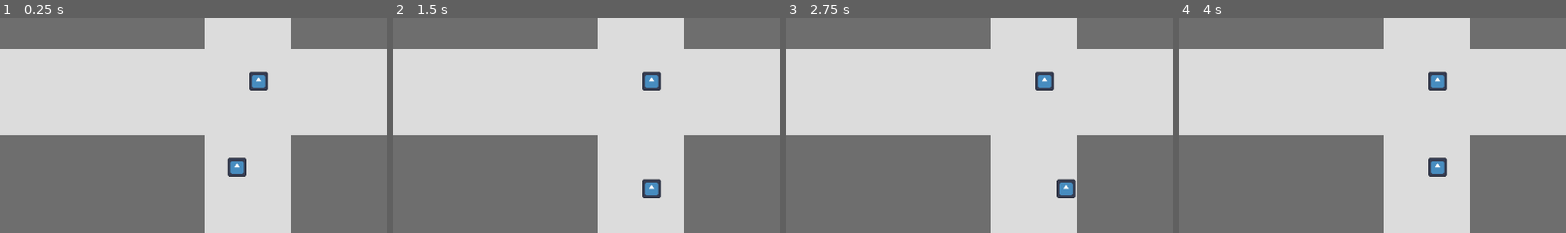
Above: before the commit, frames 1-4 (left to right).
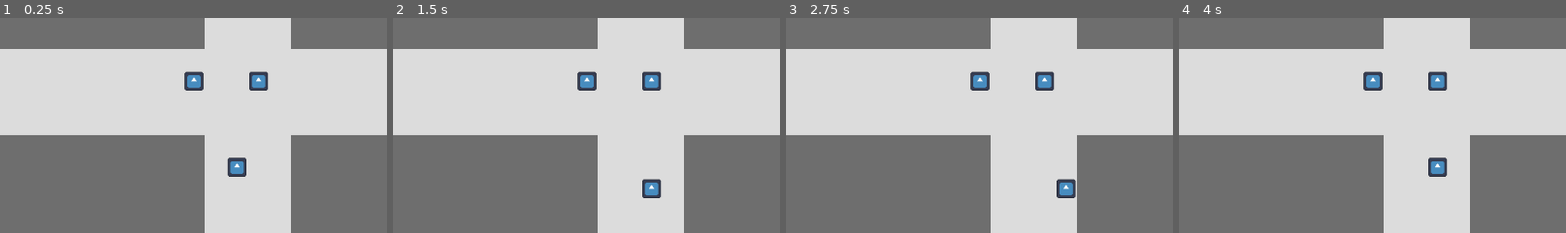
Above: after the commit, the same moments.

Repository: MirialisT/Project-Ataraxia
Game: Godot game, scene res://Scenes/node_2d.tscn
Same seed, same stepped clock (60 frames per second), same inputs: the game is played once before the commit and once after it. The engine's default icon, where the game draws it, is replaced by a stand-in: a white triangle on a blue panel in a dark square.
Inputs:
- Up to frame 1 (0.25 s): no input
- Up to frame 2 (1.5 s): tap Enter at 0.5 s; hold Right (move_right) 0.53-1.28 s; hold Space (Interact) 0.53-1.28 s; hold Down (move_down) from 1.28 s (still down); tap Space (Interact) at 1.35 s
- Up to frame 3 (2.75 s): tap Enter at 2 s; release Down (move_down) at 2.03 s; hold Right (move_right) from 2.03 s (still down); hold Space (Interact) from 2.03 s (still down)
- Up to frame 4 (4 s): release Right (move_right) at 2.78 s; release Space (Interact) at 2.78 s; hold Up (move_up) 2.78-3.53 s; tap Space (Interact) at 2.85 s; tap Enter at 3.5 s; hold Left (move_left) from 3.53 s (still down); hold Space (Interact) from 3.53 s (still down)
The pictures show only the part of the screen within x 18-68%, y 18-68%; the shares and areas given below are measured in that part.

The runs differ from the first frame. In frame 1, 0.4% of the frame differs, in the area x 47-53%, y 24-34%; in frame 2, 0.4%; in frame 3, 0.4%; in frame 4, 0.4%.

Commit message:
npc interaction placeholder + several npc test

Diff:
--- a/Ataraxia_GD/Scenes/node_2d.tscn
+++ b/Ataraxia_GD/Scenes/node_2d.tscn
@@ -51,23 +51,46 @@
 
 [node name="PropertyController" parent="player" instance=ExtResource("4_wj8c6")]
 
-[node name="npc" type="Area2D" parent="."]
+[node name="Alex" type="Area2D" parent="."]
 position = Vector2(572, 195)
 collision_layer = 2
 script = ExtResource("5_orh1u")
+npc_name = "Alex"
 
-[node name="Sprite2D" type="Sprite2D" parent="npc"]
+[node name="Sprite2D" type="Sprite2D" parent="Alex"]
 scale = Vector2(0.21875, 0.21875)
 texture = ExtResource("3_dh484")
 
-[node name="CollisionShape2D" type="CollisionShape2D" parent="npc"]
+[node name="CollisionShape2D" type="CollisionShape2D" parent="Alex"]
 shape = SubResource("RectangleShape2D_xvac6")
 
-[node name="RayCast2D" type="RayCast2D" parent="npc"]
+[node name="RayCast2D" type="RayCast2D" parent="Alex"]
 target_position = Vector2(0, 32)
 collision_mask = 3
 collide_with_areas = true
 
-[node name="UI" type="CanvasLayer" parent="npc"]
+[node name="UI" type="CanvasLayer" parent="Alex"]
 
-[node name="PropertyController" parent="npc" instance=ExtResource("4_wj8c6")]
+[node name="PropertyController" parent="Alex" instance=ExtResource("4_wj8c6")]
+
+[node name="Sera" type="Area2D" parent="."]
+position = Vector2(467, 195)
+collision_layer = 2
+script = ExtResource("5_orh1u")
+npc_name = "Sera"
+
+[node name="Sprite2D" type="Sprite2D" parent="Sera"]
+scale = Vector2(0.21875, 0.21875)
+texture = ExtResource("3_dh484")
+
+[node name="CollisionShape2D" type="CollisionShape2D" parent="Sera"]
+shape = SubResource("RectangleShape2D_xvac6")
+
+[node name="RayCast2D" type="RayCast2D" parent="Sera"]
+target_position = Vector2(0, 32)
+collision_mask = 3
+collide_with_areas = true
+
+[node name="UI" type="CanvasLayer" parent="Sera"]
+
+[node name="PropertyController" parent="Sera" instance=ExtResource("4_wj8c6")]
--- a/Ataraxia_GD/Scenes/npc.gd
+++ b/Ataraxia_GD/Scenes/npc.gd
@@ -1,8 +1,8 @@
 extends Area2D
 class_name Entity
 
+@export var npc_name = "changeme"
 @export var tile_size = 32
-@export var uq_id = 1231245214
 @onready var race_controller = $PropertyController/RaceController
 @onready var stats_controller = $PropertyController/StatsController
 # @onready var body = $PropertyController/BodyController.Body.new()
@@ -20,9 +20,10 @@
 	position = position.snapped(Vector2.ONE * tile_size)
 	position += Vector2.ONE * tile_size/2
 	stats_handler.get_info()
-	print(uq_id)
 	print(race.race_name, race.get_race_buffs())
 
+func _process(_delta) -> void:
+	if !stats_handler.is_alive: queue_free()
 #func _unhandled_input(event):
 	#if event.is_action_pressed("Interact"):
 		#stats_handler.level_up()
--- a/Ataraxia_GD/Scripts/player.gd
+++ b/Ataraxia_GD/Scripts/player.gd
@@ -26,11 +26,12 @@
 		stats_handler.level_up()
 		var target = $RayCast2D.get_collider()
 		if target != null:
-			print("Hey ",target)
+			print("Hey ", target)
 		if target is Entity:
 			print("It can be alive, either NPC or beast")
+			if target.npc_name != null: print("Hey, it's has name, hello %s!" % target.npc_name)
 			if target.stats_handler.is_alive:
-				print("It's actually alive, hitting!")
+				print("Oh, it's actually alive, has %d health, hitting!" % target.stats_handler.current_health)
 				target.stats_handler.damage(10)
 			else: print("It's already dead...")
 	for dir in inputs.keys():
--- a/Ataraxia_GD/stat_controller.gd
+++ b/Ataraxia_GD/stat_controller.gd
@@ -38,6 +38,7 @@
 			current_health = 0
 			is_alive = false
 			print("DEAD")
+
 	func is_alive_check(): return is_alive
 	func get_info():
 		if is_alive:
